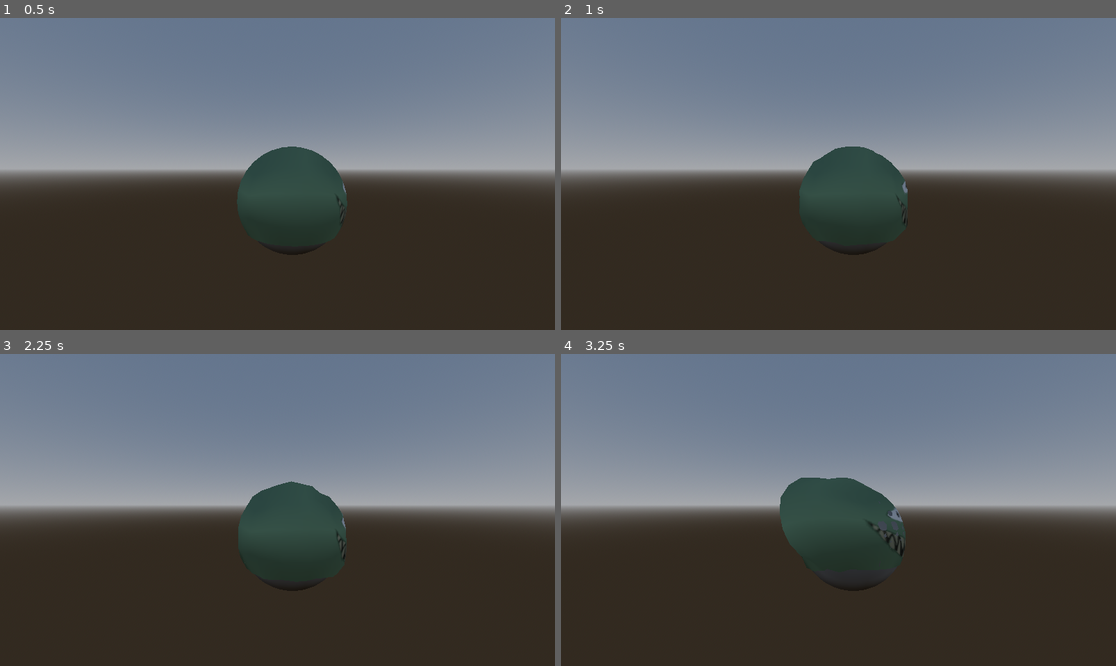
Above: before the commit, frames 1-4 (two rows, left to right).
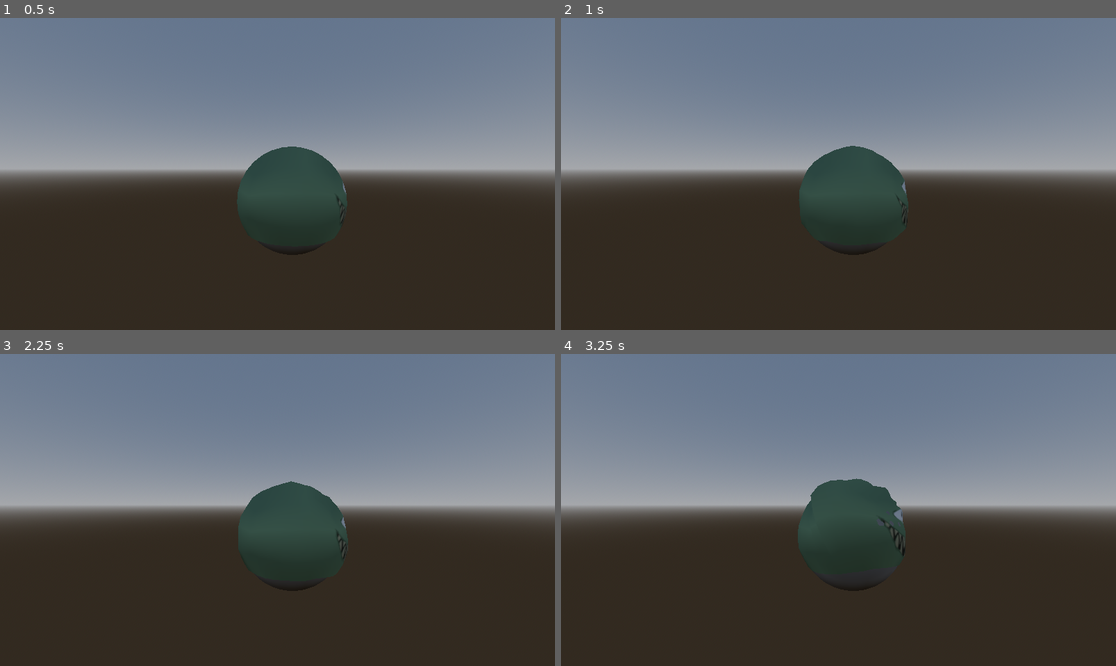
Above: after the commit, the same moments.

Repository: LudvigRisan/ScoobyDone
Game: Godot game, scene res://SoftBody/SoftbodTest.tscn
Same seed, same stepped clock (60 frames per second), same inputs: the game is played once before the commit and once after it. The project has no main scene, so this scene is started directly.
Inputs (mouse positions are in pixels of both pictures, inside the frame that each line leads up to):
- Up to frame 1 (0.5 s): no input
- Up to frame 2 (1 s): tap Enter (ui_accept) at 0.5, 0.77 s; move the mouse to (810, 236) at 0.52 s; click (810, 236) at 0.67 s
- Up to frame 3 (2.25 s): drag from (444, 556) to (249, 572) at 1.27 s; tap Enter (ui_accept) at 2 s; move the mouse to (111, 463) at 2.02 s; click (111, 463) at 2.17 s
- Up to frame 4 (3.25 s): drag from (866, 510) to (672, 463) at 2.77 s

Frame 1 is identical in both runs. In frame 2, less than 0.1% of the frame differs, in the area x 42-63%, y 40-63%; in frame 3, less than 0.1%; in frame 4, 1.2%, in the area x 39-62%, y 39-66%.

Commit message:
Drag improvements

Diff:
--- a/SoftBody/CamScript.gd
+++ b/SoftBody/CamScript.gd
@@ -49,13 +49,17 @@
 
 
 	elif event is InputEventMouseMotion:
-		if held:
+		if held && not heldPoints.is_empty():
 			var rayOrigin: Vector3 = project_ray_origin(event.position)
 			var rayDir: Vector3 = project_ray_normal(event.position)
 
-			var pos: Vector3 = rayOrigin + (rayDir * heldDist)
-			var movement: Vector3 = pos - lastHeldPos
-			lastHeldPos = pos
+			lastHeldPos = rayOrigin + (rayDir * heldDist)
 
-			for i in heldPoints.size():
-				heldPoints[i].apply_impulse(movement * dragForce * heldPowers[i])
+
+
+
+func _process(delta: float) -> void:
+	if held && not heldPoints.is_empty():
+		var movement: Vector3 = lastHeldPos - heldPoints[0].position
+		for i in heldPoints.size():
+			heldPoints[i].apply_impulse(movement * dragForce * heldPowers[i])
--- a/SoftBody/SoftbodTest.tscn
+++ b/SoftBody/SoftbodTest.tscn
@@ -29,6 +29,7 @@
 [sub_resource type="Compositor" id="Compositor_vok87"]
 
 [sub_resource type="PhysicsMaterial" id="PhysicsMaterial_7dpk5"]
+rough = true
 
 [sub_resource type="SphereMesh" id="SphereMesh_7dpk5"]
 
@@ -40,7 +41,7 @@
 mesh = ExtResource("1_7dpk5")
 surface_material_override/0 = SubResource("StandardMaterial3D_d25rr")
 script = ExtResource("1_x0qe0")
-tension = 1240.435
+tension = 4278.49
 physicsPrefab = ExtResource("4_vok87")
 
 [node name="statics" type="StaticBody3D" parent="MaskPlaceholder" unique_id=1436075487]
@@ -59,6 +60,8 @@
 current = true
 script = ExtResource("6_3w1w3")
 physicsParent = NodePath("../MaskPlaceholder")
+maxDistSqr = 0.355
+dragForce = 1.105
 
 [node name="StaticBody3D" type="StaticBody3D" parent="." unique_id=1504699499]
 transform = Transform3D(1.9, 0, 0, 0, 1.9, 0, 0, 0, 1.9, 0, -0.006126404, 0)
